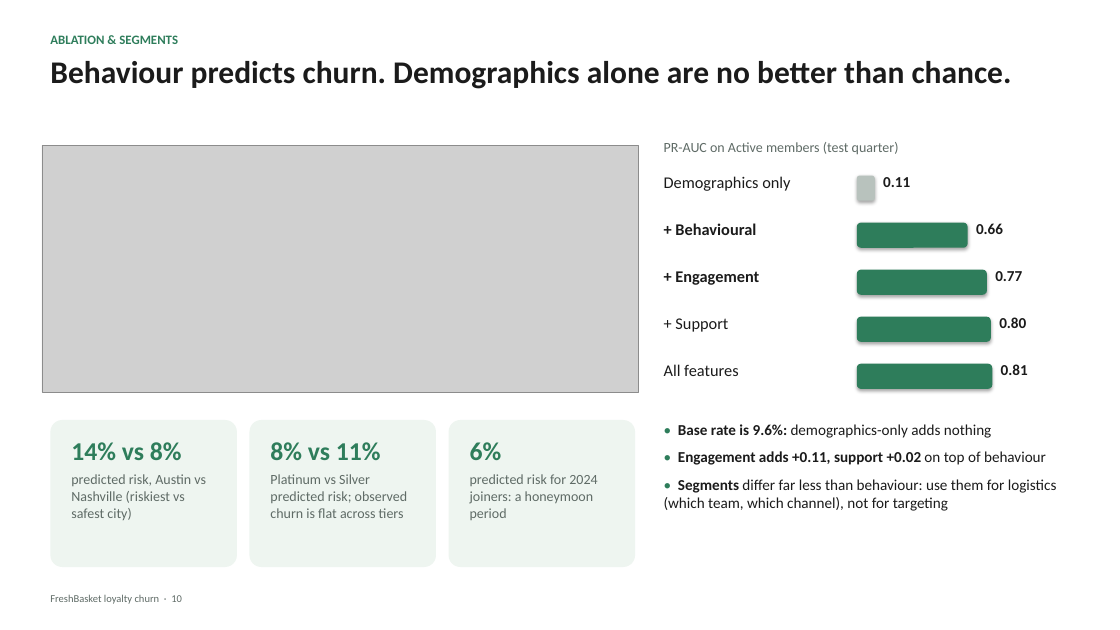
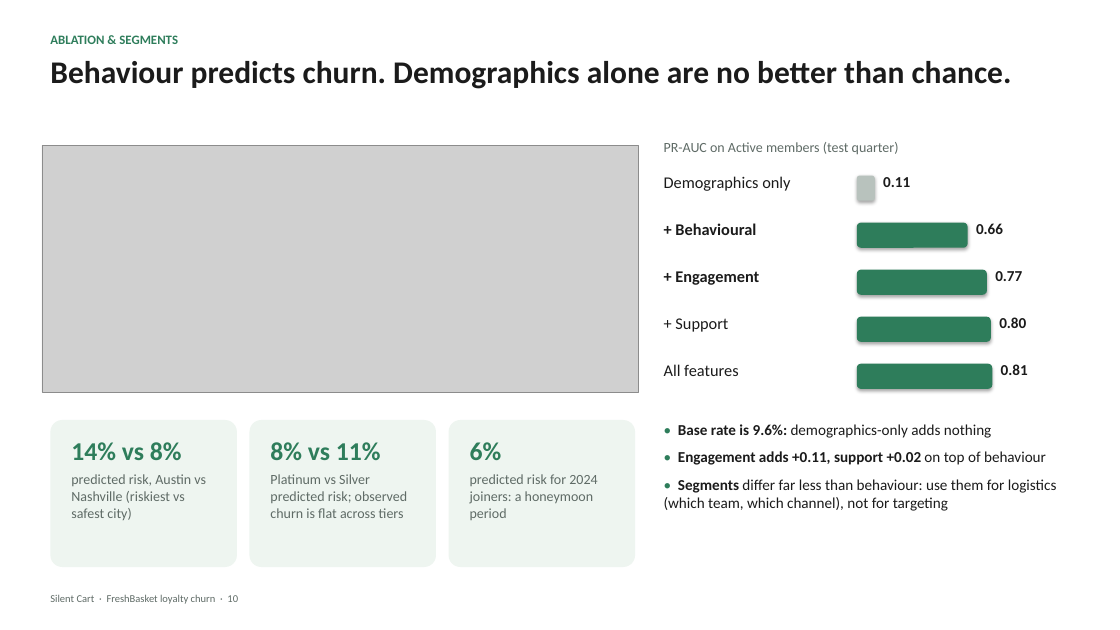
Before and after one commit to Guru-Prasaath/silent-cart, a slide deck: slide 10 of presentation/churn_presentation.pptx. Drawn at 1120x630 pixels with LibreOffice and Linux fonts; fonts in the diff are those of the drawing; grey boxes stand for pictures. Boxes give left, top, right and bottom in pixels: in the first picture for what was removed or moved away, otherwise in the second. Text is boxed around its words. In the diff, an @@ line names an element or a change of style, - is before the commit and + after.

```diff
--- a/presentation/churn_presentation.pptx
+++ b/presentation/churn_presentation.pptx
@@ text at (50, 594, 238, 604): text changed @@
-FreshBasket loyalty churn · 10
+Silent Cart · FreshBasket loyalty churn · 10
```
Also in this commit, not shown: 10 other slides changed, 39 other files.
